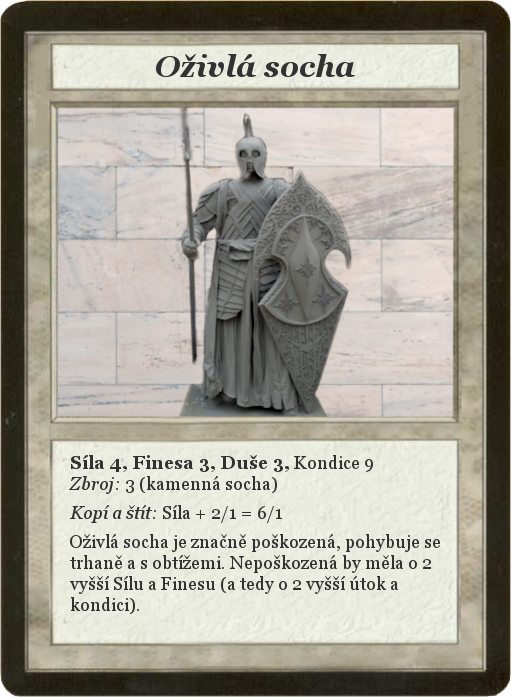
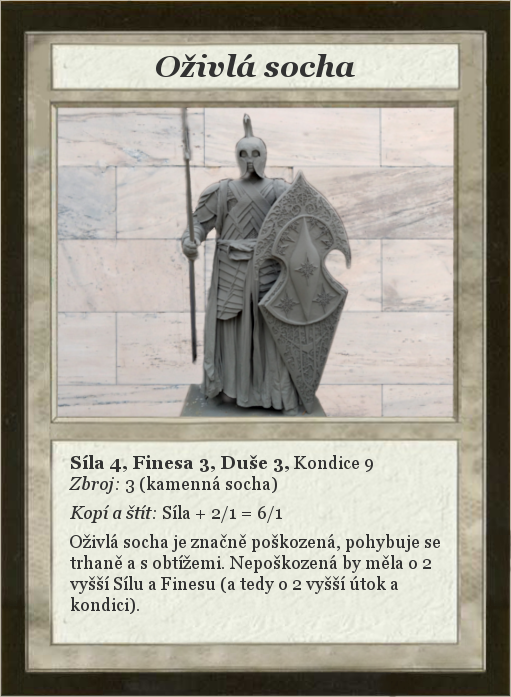
Layered file, before and after one edit (511×697). Changes by layer:
painted on "Card" over [0, 0, 511, 697]
